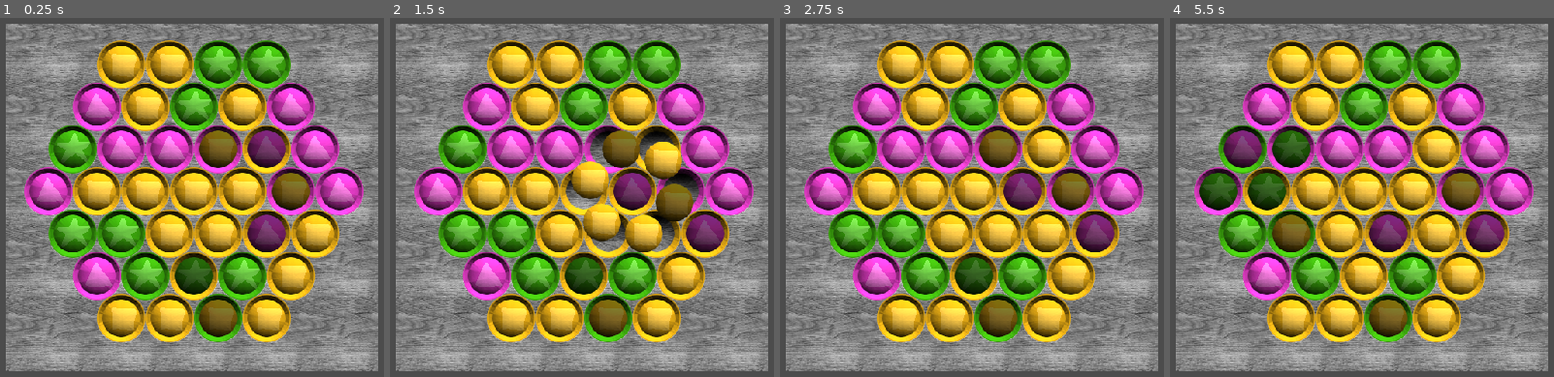
Above: before the commit, frames 1-4 (left to right).
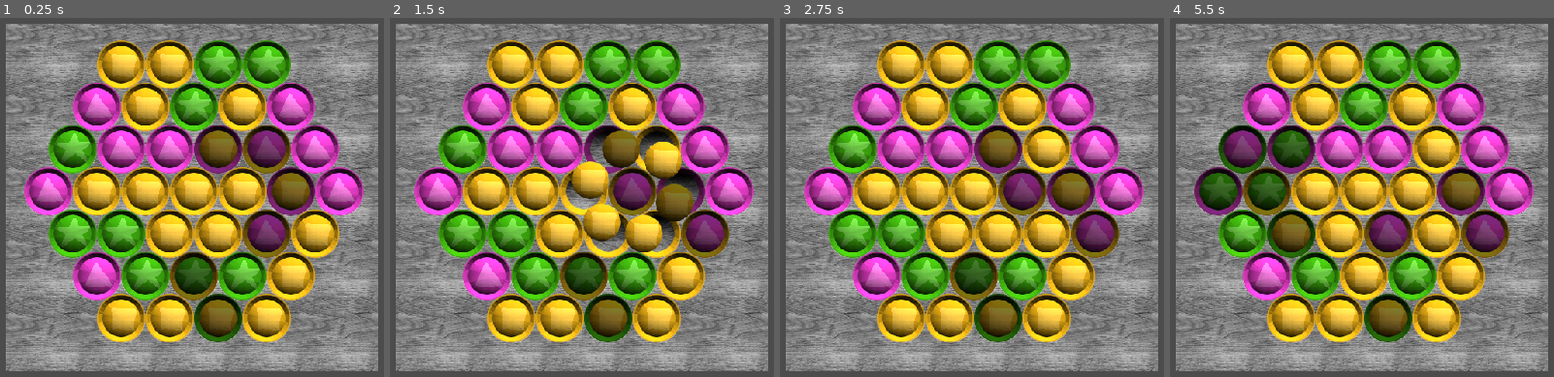
Above: after the commit, the same moments.

Repository: heroofhyla/SpinHex
Game: Godot game, scene res://scene/game.tscn
Same seed, same stepped clock (60 frames per second), same inputs: the game is played once before the commit and once after it.
Inputs (mouse positions are in pixels of both pictures, inside the frame that each line leads up to):
- Up to frame 1 (0.25 s): no input
- Up to frame 2 (1.5 s): tap Enter at 0.5 s; move the mouse to (681, 190) at 0.52 s; click (681, 190) at 0.67 s; tap Space at 1.25 s; move the mouse to (631, 190) at 1.27 s; click (631, 190) at 1.42 s
- Up to frame 3 (2.75 s): tap Enter at 2 s; move the mouse to (1071, 276) at 2.02 s; click (1071, 276) at 2.17 s
- Up to frame 4 (5.5 s): tap Space at 2.75, 4.25 s; move the mouse to (1411, 276) at 2.77 s; click (1411, 276) at 2.92 s; tap Enter at 3.5 s; move the mouse to (1365, 190) at 3.52 s; click (1365, 190) at 3.67 s; move the mouse to (1315, 190) at 4.27 s; click (1315, 190) at 4.42 s; move the mouse to (1266, 190) at 5.02 s; click (1266, 190) at 5.17 s

The runs differ from the first frame. In frame 1, 2.9% of the frame differs, in the area x 44-83%, y 29-91%; in frame 2, 2.5%; in frame 3, 2.9%; in frame 4, 4.3%, in the area x 6-89%, y 29-91%.

Commit message:
Various updates

Diff:
--- a/game/entity/Slot.gd
+++ b/game/entity/Slot.gd
@@ -20,3 +20,12 @@
 # Called every frame. 'delta' is the elapsed time since the previous frame.
 #func _process(delta):
 #	pass
+
+
+func _on_Slot_area_entered(area):
+	if area.is_in_group("gems"):
+		if area.get_color() == get_color():
+			$Sprite.modulate = Color(1,1,1, 1)
+		else:
+			$Sprite.modulate = Color(0.5, 0.5, 0.5, 1)
+	pass # Replace with function body.
--- a/game/entity/Slot.tscn
+++ b/game/entity/Slot.tscn
@@ -21,3 +21,4 @@
 [node name="CollisionShape2D" type="CollisionShape2D" parent="."]
 visible = false
 shape = SubResource( 1 )
+[connection signal="area_entered" from="." to="." method="_on_Slot_area_entered"]
--- a/game/scene/game.tscn
+++ b/game/scene/game.tscn
@@ -20,7 +20,6 @@
 }
 
 [node name="Slots" type="Node2D" parent="."]
-editor/display_folded = true
 z_index = 5
 
 [node name="Slot" parent="Slots" instance=ExtResource( 3 )]
Not shown, removed: aup/cant_move_data/e08/d08/e0808216.au
Not shown, removed: aup/cant_move_data/e08/d08/e080833d.au
Not shown, removed: aup/cant_move_data/e08/d08/e0808374.au
Not shown, removed: aup/cant_move_data/e08/d08/e0808549.au
Not shown, removed: aup/cant_move_data/e08/d08/e0808d38.au
Not shown, removed: aup/cant_move_data/e08/d08/e0808d39.au
Not shown, removed: aup/cant_move_data/e08/d08/e0808f4c.au
Not shown, removed: aup/cant_move_data/e08/d08/e0808f51.au
